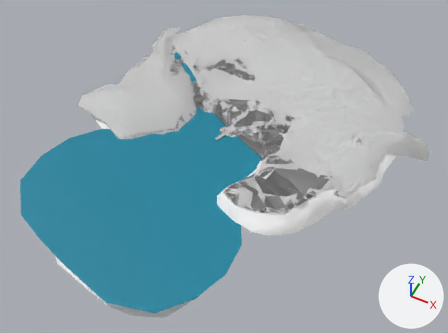
A saved change to the FBX model src/pxlRooms/OutletEnvironment/Assets/OutletEnvironment.fbx.
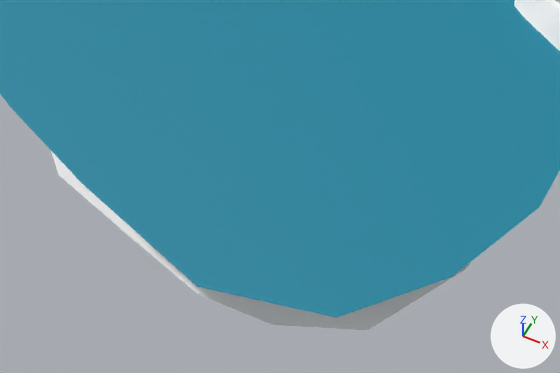
The first picture shows the older version from a 50 mm lens placed at (29.7, -76.8, 76.0), pointed at (-2.3, -12.7, -4.1). The close-ups show both versions on the part from 8% to 52% of the width and 61% to 100% of the height of that picture; other places that the commit changed are outside them. The lights are fixed; the arrows at lower right show +X, +Y and +Z. Objects named as collision shapes, trigger or cutter boxes, shadow casters or lower levels of detail are left out. Where no turn or scale is listed for an object, it has been applied to the vertices. Vertices at the same position are counted once.

The first close-up shows 'EnvGround_geo', 'pondWater_geo'.
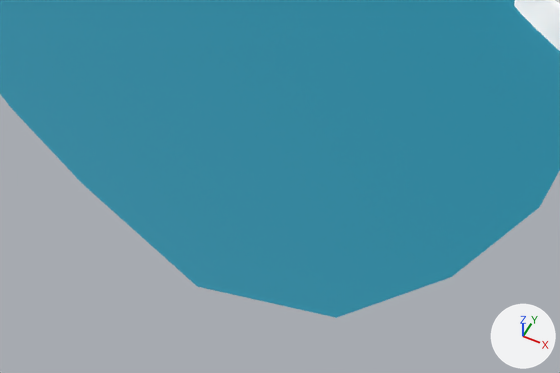
Where the newer file only moved an object's origin or applied its transform, the numbers keep the older frame.

Changed parts and their boxes (x1, y1, x2, y2) in the close-ups (560 x 373 px; the box of a moved part takes in the faces that stretch with it):
'EnvGround_geo', reshaped: before (51, 0, 560, 330); after (514, 0, 560, 51)
part 1 of me_envground_geo, moved or reshaped: before (51, 13, 533, 330); after (514, 4, 538, 31)

The change, as a list of edits to the scene's bpy script:
```text
Change me_envground_geo:
    used by ob_envground_geo; location = (0.0, 0.0, 0.0)
    remove me_envground_geo.from_pydata(...)  # 2243 vertices, 4390 faces; spans x -33.4..28.8, y -43.2..26.4, z -7.2..4.2
    add me_envground_geo.from_pydata(...)  # 2243 vertices, 4078 faces; spans x -33.4..28.8, y -40.7..26.4, z -6.8..4.2
    me_envground_geo part 1: 13 vertices moved from x -24.8..5.4, y -43.2..-21.9, z -7.2..-2.8 to x -23.6..4.4, y -40.7..-22.1, z -6.8..-2.8
```
